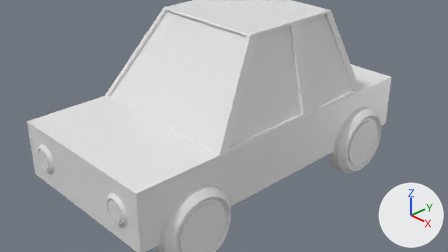
Renders of the Blender file Car1.blend from each side of a commit.
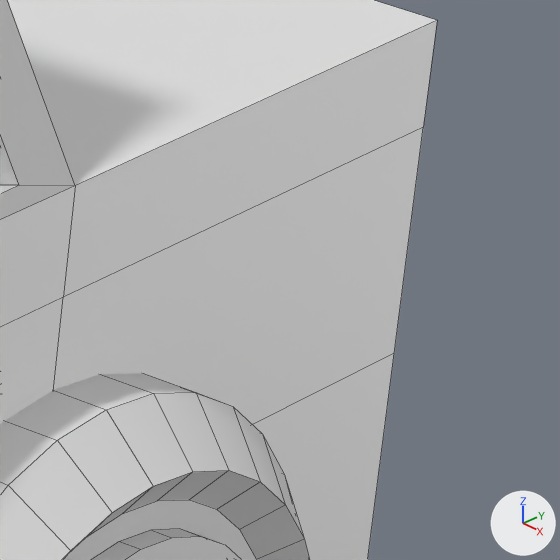
The first picture shows the older version from the file's camera 'Camera'. The close-ups show both versions on the part from 79% to 90% of the width and 30% to 49% of the height of that picture; other places that the commit changed are outside them. Lighting does not change. The marker at lower right points along +X, +Y and +Z. The close-ups show mesh edges as thin lines.

Names of what the first close-up shows: 'Cube', '円', '円.001'.
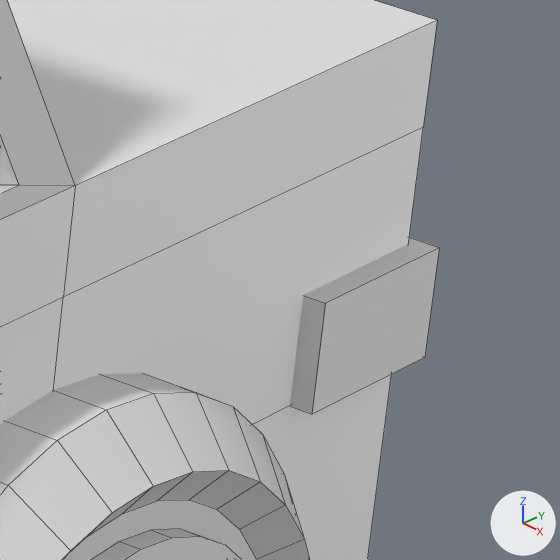
Boxes (x1, y1, x2, y2) around the edits, measured in the close-ups (560 x 560 px):
```json
{"object": "立方体", "change": "added", "after": [290, 237, 439, 414]}
```

The change, as JSON lines over the scene's bpy script:
```json
{"op": "add", "block": "me_立方体", "code": ["me_立方体 = bpy.data.meshes.new('立方体')", "me_立方体.from_pydata(...)  # a box spanning x -1.0..1.0, y -1.0..1.0, z -1.0..1.0"]}
{"op": "add", "block": "ob_立方体", "code": ["ob_立方体 = bpy.data.objects.new('立方体', me_立方体)", "ob_立方体.location = (1.4, -2.86, 0.0)", "ob_立方体.scale = (0.144, 0.165, 0.1)", "_m = ob_立方体.modifiers.new('ミラー', 'MIRROR')", "_m.use_axis = (True, True, False)", "_m.mirror_object = ob_cube"]}
```
